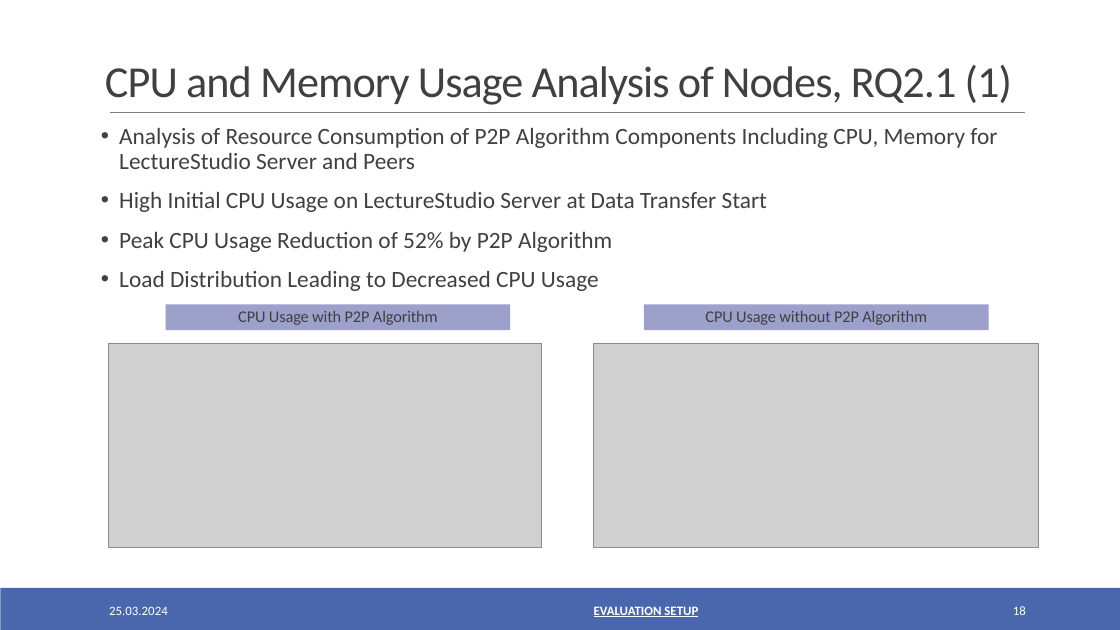
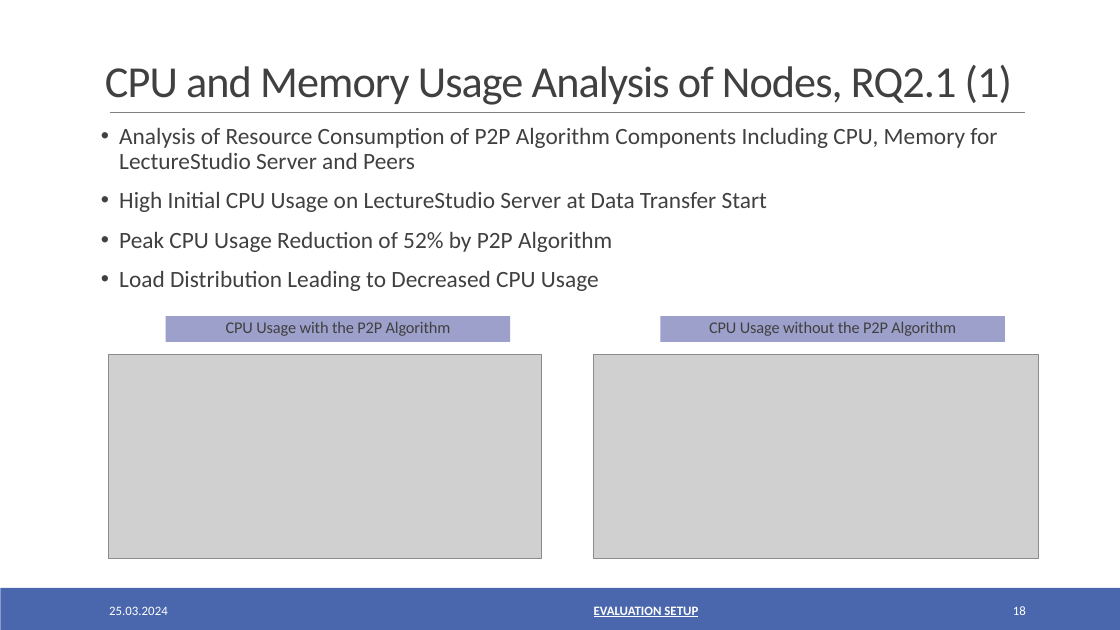
Before and after one commit to oezcankaraca/abschlussvortrag, a slide deck: slide 18 of Abschlussvortrag.pptx. Drawn at 1120x630 pixels with LibreOffice and Linux fonts; fonts in the diff are those of the drawing; grey boxes stand for pictures. Boxes give left, top, right and bottom in pixels: in the first picture for what was removed or moved away, otherwise in the second. Text is boxed around its words. In the diff, an @@ line names an element or a change of style, - is before the commit and + after.

```diff
--- a/Abschlussvortrag.pptx
+++ b/Abschlussvortrag.pptx
@@ 2 pictures, 1 rectangle: place and size @@
-2 pictures, 1 rectangle at [108, 304, 1038, 547]
+2 pictures, 1 rectangle at [108, 316, 1038, 559]
@@ text in rectangle at [226, 321, 451, 336]: text changed @@
-CPU Usage with P2P Algorithm
+CPU Usage with the P2P Algorithm
@@ rectangle "CPU Usage without the P2P ...": place and size @@
-rectangle "CPU Usage without the P2P ..." at [644, 304, 989, 330]
+rectangle "CPU Usage without the P2P ..." at [660, 316, 1005, 342]
@@ text in rectangle at [709, 321, 956, 336]: text changed @@
-CPU Usage without P2P Algorithm
+CPU Usage without the P2P Algorithm
```
Also in this commit, not shown: 17 other slides changed, 3 other files.
